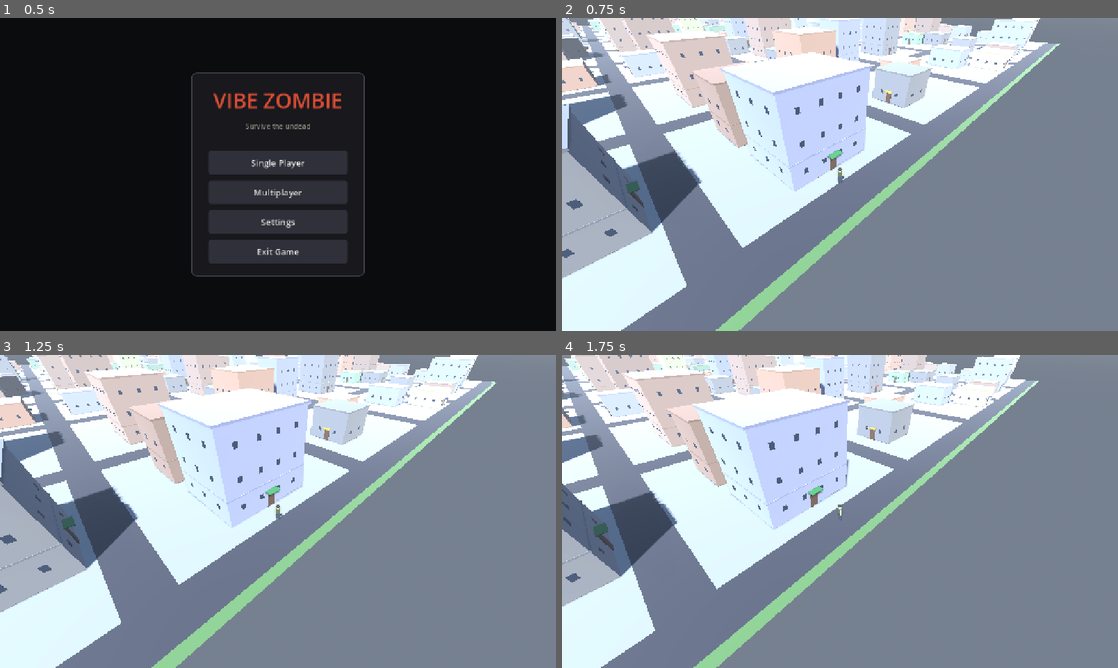
Above: before the commit, frames 1-4 (two rows, left to right).
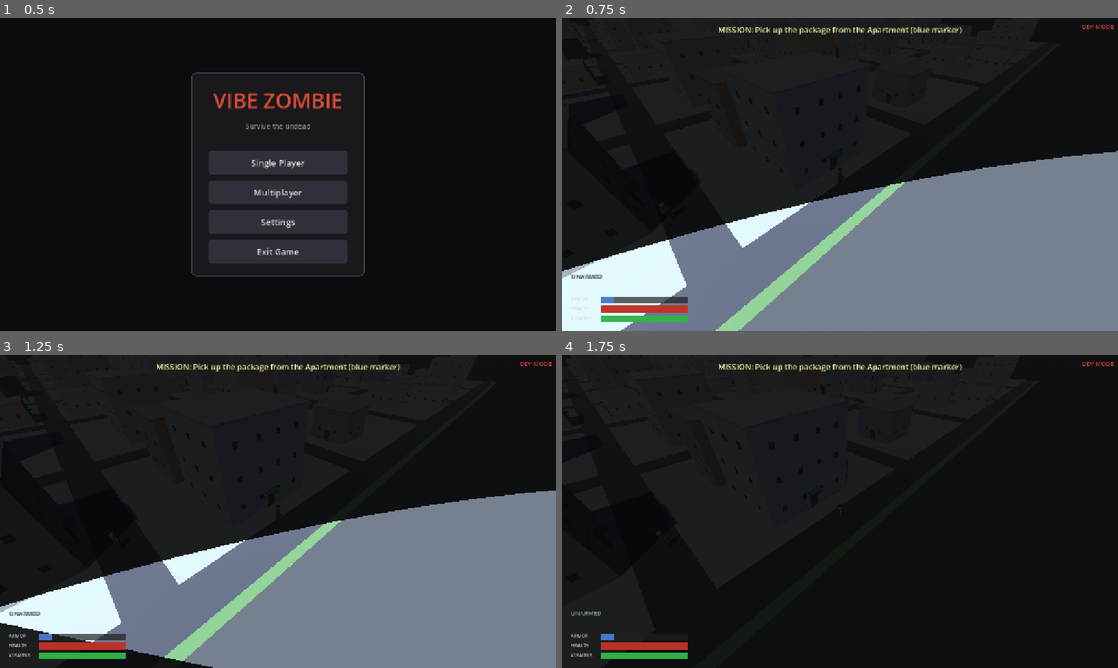
Above: after the commit, the same moments.

Repository: shaoqian2001/vibe-zombie
Game: Godot game, scene res://scenes/TitleMenu.tscn
Same seed, same stepped clock (60 frames per second), same inputs: the game is played once before the commit and once after it.
Inputs (mouse positions are in pixels of both pictures, inside the frame that each line leads up to):
- Up to frame 1 (0.5 s): no input
- Up to frame 2 (0.75 s): click "Single Player" at 0.5 s
- Up to frame 3 (1.25 s): no input
- Up to frame 4 (1.75 s): move the mouse to (962, 495) at 1.27 s; hold D (move_right) from 1.28 s (still down); hold F (interact) from 1.28 s (still down)

Frame 1 is identical in both runs. In frame 2, 60% of the frame differs, in the area x 0-100%, y 0-98%; in frame 3, 62%; in frame 4, 100%, in the area x 0-100%, y 0-100%.
Error before the commit: Parse Error: Cannot infer the type of "probe" variable because the value doesn't have a set type. (res://scripts/fov_overlay.gd:82)

Commit message:
Fix type inference for probe in _safe_project loop
Use Array[float] with a typed loop variable (for step: float in steps)
and explicit Vector3 annotation so probe/step have concrete types.

Diff:
--- a/scripts/fov_overlay.gd
+++ b/scripts/fov_overlay.gd
@@ -78,8 +78,9 @@
 	# until we find a point in front of the camera, then extend off screen.
 	var ppos := _player.global_position
 	var dir3 := Vector3(world_dir_xz.x, 0.0, world_dir_xz.y)
-	for step in [0.5, 0.25, 0.1]:
-		var probe := ppos + dir3 * (view_distance * step)
+	var steps: Array[float] = [0.5, 0.25, 0.1]
+	for step: float in steps:
+		var probe: Vector3 = ppos + dir3 * (view_distance * step)
 		if (probe - _camera.global_position).dot(cam_fwd) > 0.1:
 			var probe_screen := _camera.unproject_position(probe)
 			var screen_dir := (probe_screen - player_screen).normalized()
